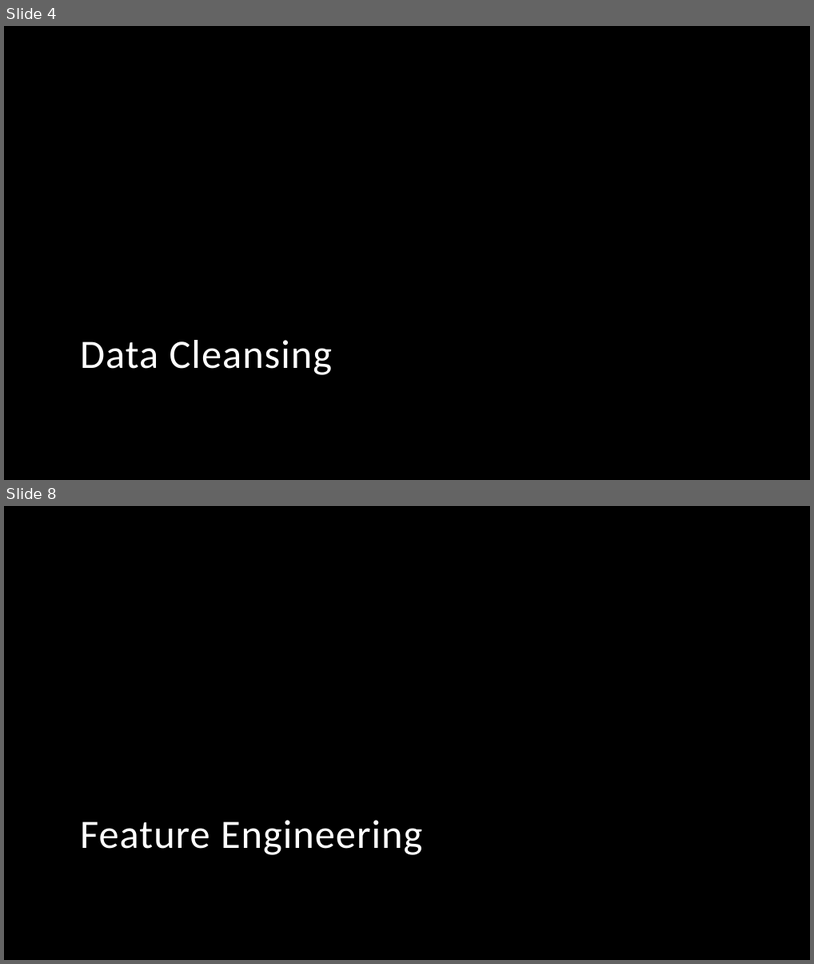
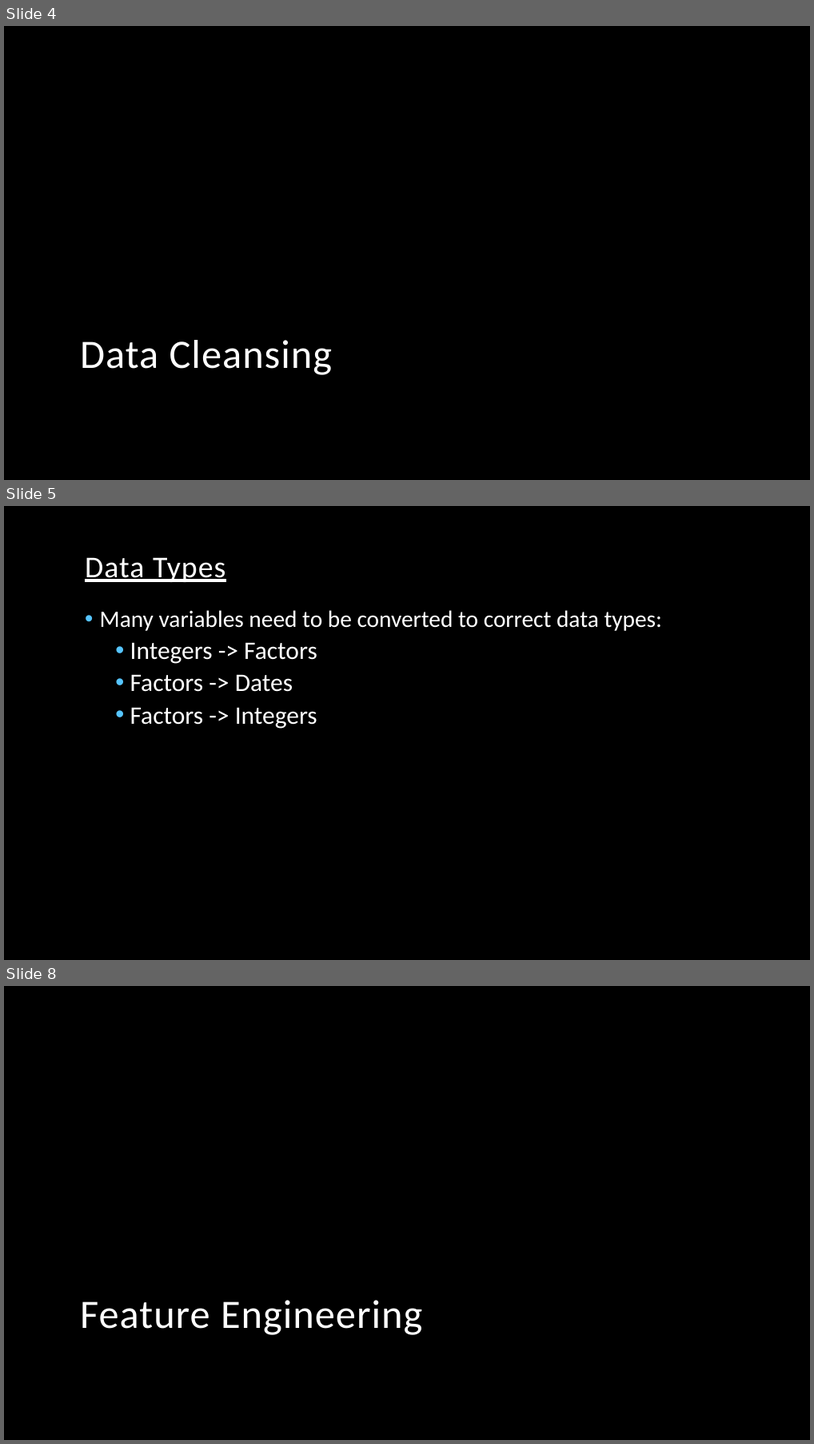
Before and after one commit to Nashavi/Rossman-Sales-Predition, a slide deck: Rossman Project.pptx. Shown one above the other, each under a label of ours: slides 4 and 8 before the commit, slides 4, 5 and 8 after it; the slides between them are not shown. The pictures are 814x964 and 814x1444 pixels, drawn with LibreOffice and Linux fonts; fonts in the diff are those of the drawing; background and template pictures are left out. Boxes give left, top, right and bottom in pixels: in the first picture for what was removed or moved away, otherwise in the second. Text is boxed around its words. In the diff, an @@ line names an element or a change of style, - is before the commit and + after.

```diff
--- a/Rossman Project.pptx
+++ b/Rossman Project.pptx
@@ slide 5 added at box(4, 506, 810, 960), background picture (left out) @@
@@ title added at box(85, 557, 226, 582), 36 pt, text #FFFFFF, underline @@
+Data Types
@@ text added at box(100, 610, 663, 728), 28 pt, text #FFFFFF @@
+• Many variables need to be converted to correct data types:
+    • Integers -> Factors
+    • Factors -> Dates
+    • Factors -> Integers
```
Also in this commit, not shown: 4 slides changed, 1 other slide added, 1 slide removed.
